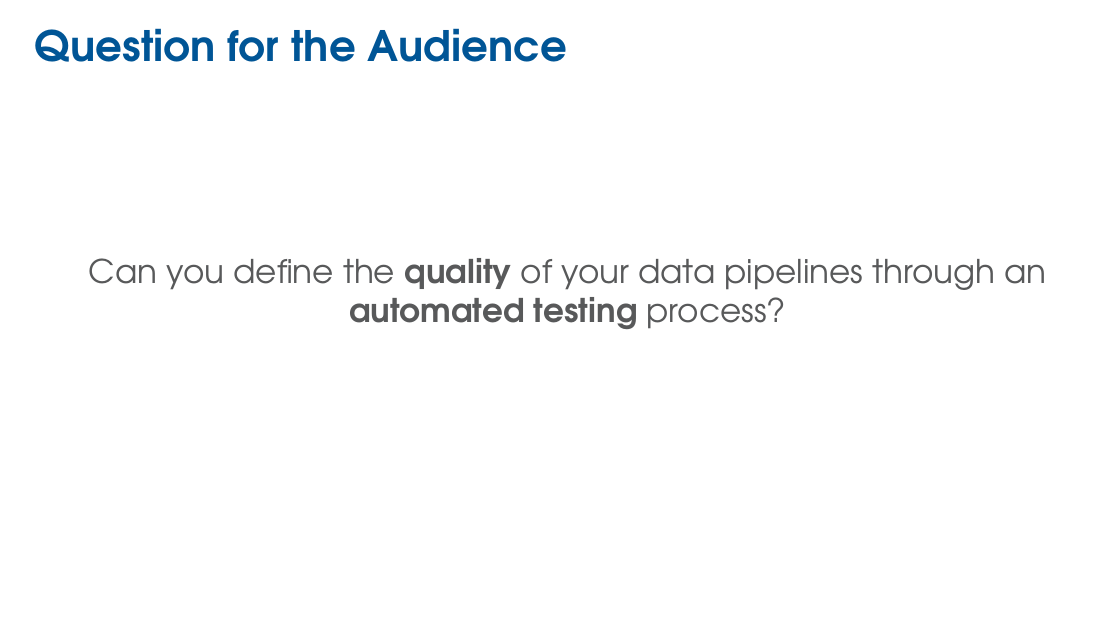
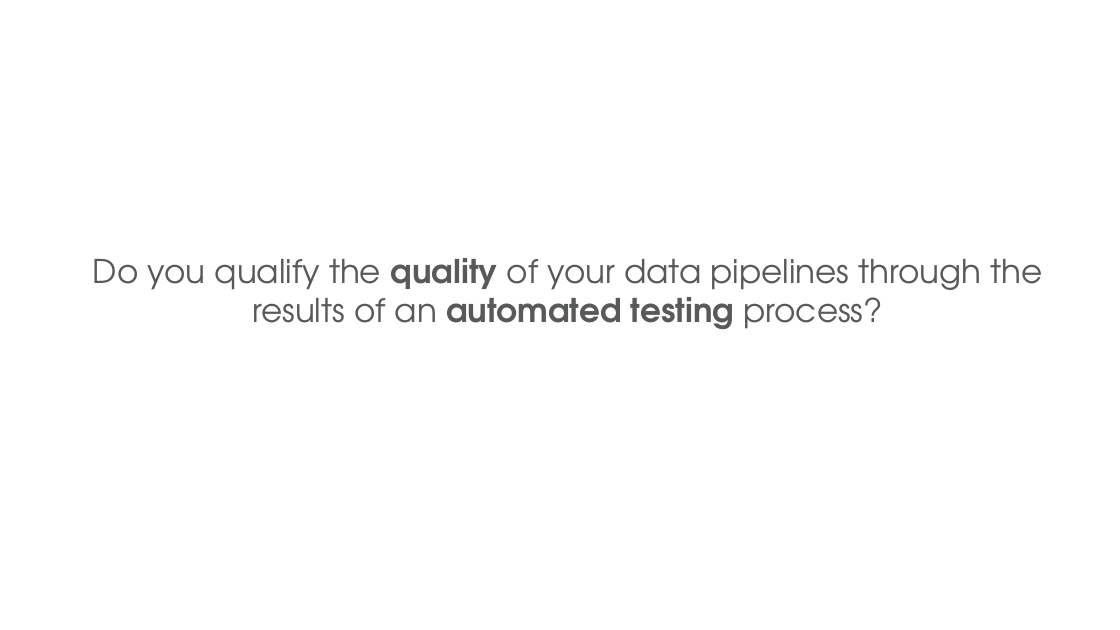
Before and after one commit to donaldsawyer/tdde-py-pyspark, a slide deck: slide 2 of tdde-py-pyspark-glue-docker-vscode.pptx. Drawn at 1120x630 pixels with LibreOffice and Linux fonts; fonts in the diff are those of the drawing; background and template pictures are left out. Boxes give left, top, right and bottom in pixels: in the first picture for what was removed or moved away, otherwise in the second. Text is boxed around its words. In the diff, an @@ line names an element or a change of style, - is before the commit and + after.

```diff
--- a/tdde-py-pyspark-glue-docker-vscode.pptx
+++ b/tdde-py-pyspark-glue-docker-vscode.pptx
@@ title removed at box(35, 28, 567, 62) @@
-Question for the Audience
@@ text at box(93, 258, 1042, 329): text changed @@
-Can you define the quality of your data pipelines through an automated testing process?
+Do you qualify the quality of your data pipelines through the results of an automated testing process?
```
Also in this commit, not shown: 6 other slides changed, 11 slides added, 1 slide removed, 5 other files.
